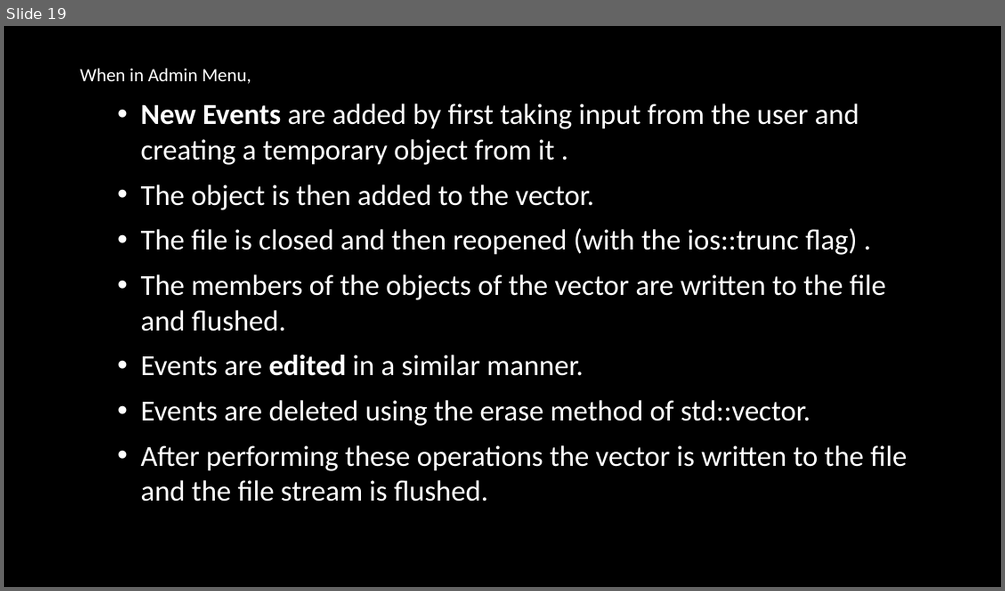
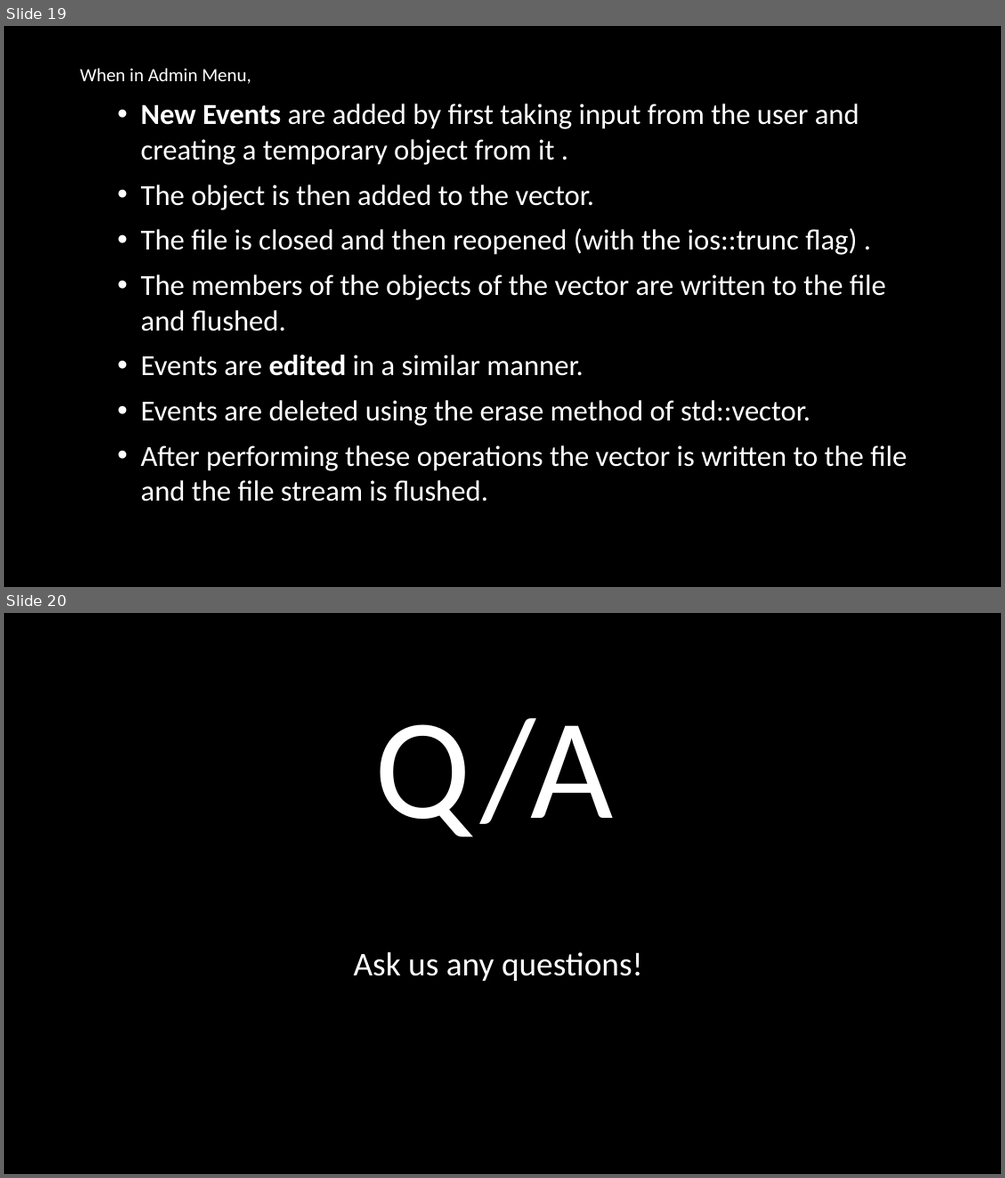
Before and after one commit to aryansinghdhiman2/CPP_project, a slide deck: presentation/{Auto}Clubs And Events Organizer.pptx. Shown one above the other, each under a label of ours: slide 19 before the commit, slides 19 and 20 after it. The pictures are 1005x591 and 1005x1178 pixels, drawn with LibreOffice and Linux fonts; fonts in the diff are those of the drawing; background and template pictures are left out. Boxes give left, top, right and bottom in pixels: in the first picture for what was removed or moved away, otherwise in the second. Text is boxed around its words. In the diff, an @@ line names an element or a change of style, - is before the commit and + after.

```diff
--- a/presentation/{Auto}Clubs And Events Organizer.pptx
+++ b/presentation/{Auto}Clubs And Events Organizer.pptx
@@ slide 20 added at (4,613,1001,1174), background picture (left out) @@
@@ title added at (374,718,614,837), 138 pt, text #FFFFFF @@
+Q/A
@@ text added at (354,952,643,981), 32 pt, text #FFFFFF @@
+Ask us any questions!
```
Also in this commit, not shown: 1 slide changed, 1 other slide added.
